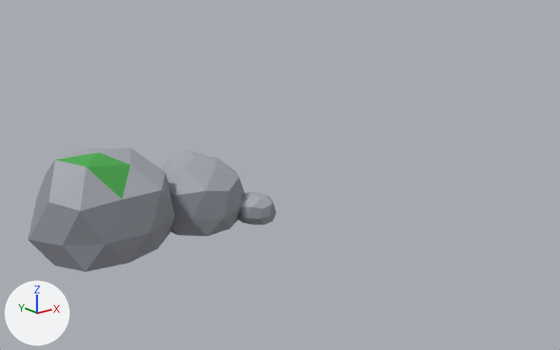
What one commit did to the Blender file decor.blend.
Before and after are seen from a camera (50 mm lens) standing at (45.28, -4.98, 2.22) and looking at (50.21, 1.18, -0.25). The lights are fixed; the arrows at lower left show +X, +Y and +Z. The picture after the commit comes second.

The first picture shows 'prairie_rocher_gros'.
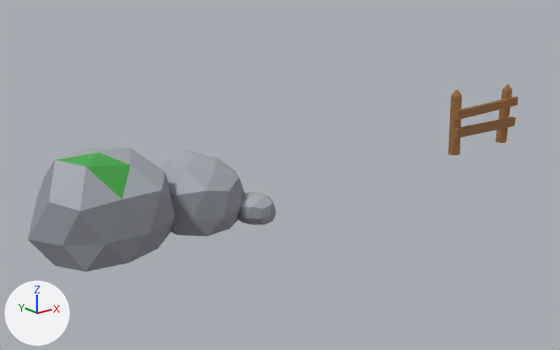
Where the change shows, as pixel boxes (x1, y1, x2, y2) in the pictures (560 x 350 px):
```json
{"object": "prairie_cloture", "change": "added", "after": [448, 84, 518, 155], "on screen": "brown"}
```

Edits to the scene script, one JSON object a line:
```json
{"op": "add", "block": "me_prairie_cloture_001", "code": ["me_prairie_cloture_001 = bpy.data.meshes.new('prairie_cloture.001')", "me_prairie_cloture_001.from_pydata(...)  # 64 vertices, 44 faces; spans x -0.501..0.501, y -0.103..0.068, z 0.0..0.68", "me_prairie_cloture_001.materials.append(mat_bois)  # brown #9b6b3d"]}
{"op": "add", "block": "ob_prairie_cloture", "code": ["ob_prairie_cloture = bpy.data.objects.new('prairie_cloture', me_prairie_cloture_001)", "ob_prairie_cloture.location = (52.0, 0.0, 0.0)"]}
```
